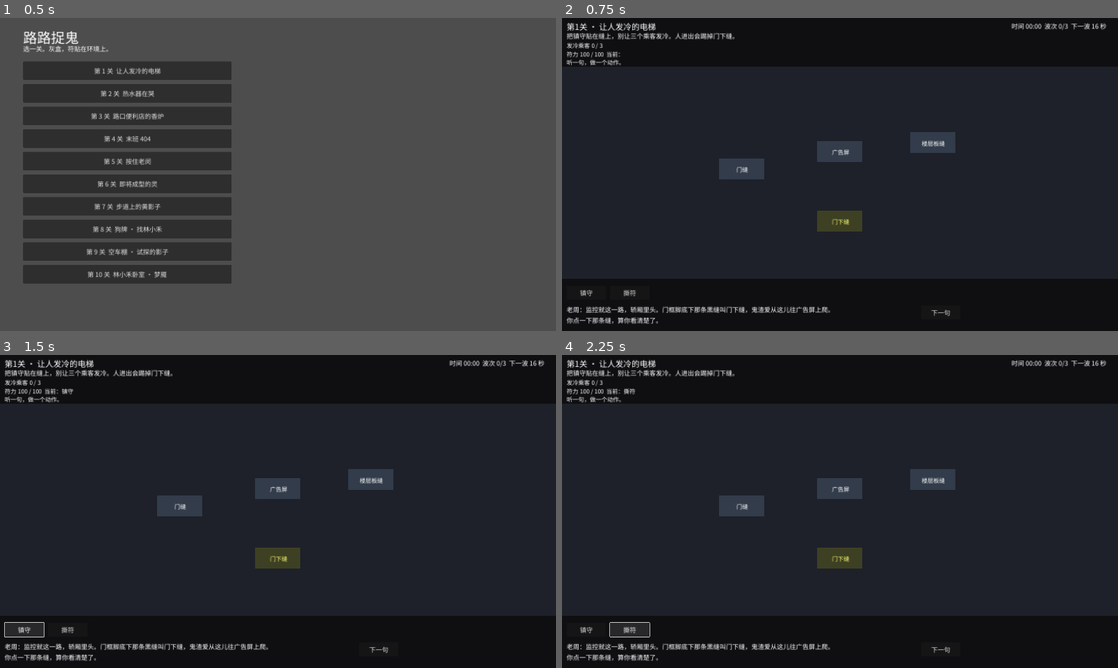
Above: before the commit, frames 1-4 (two rows, left to right).
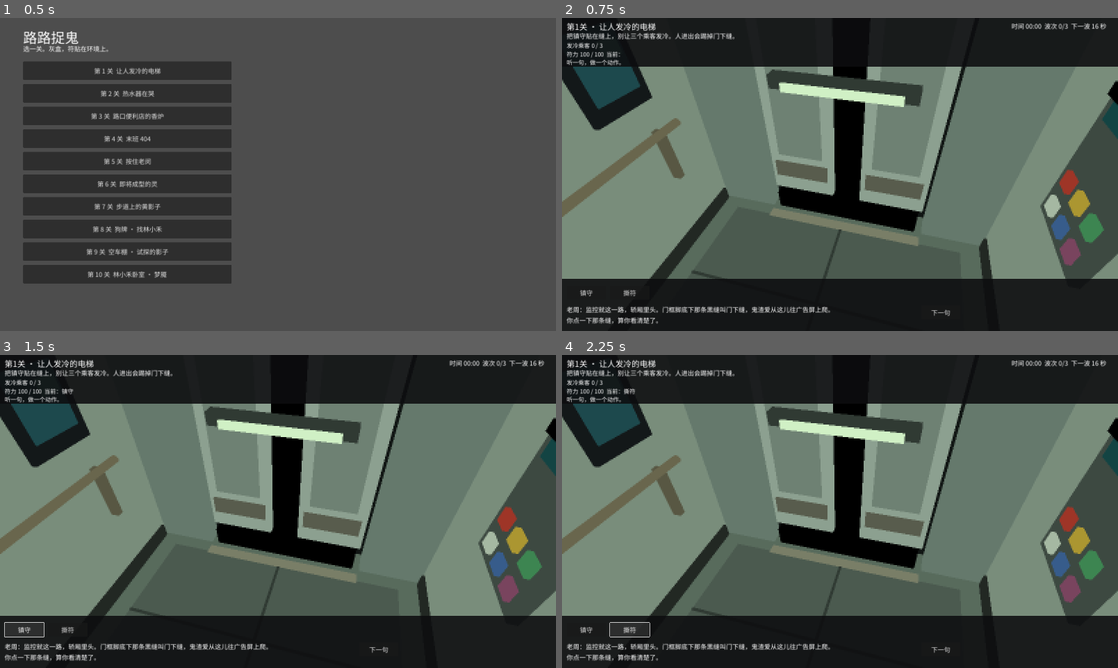
Above: after the commit, the same moments.

Repository: meathill/lulu-zhuogui
Game: Godot game, scene res://scenes/menu/level_select.tscn
Two runs of this game, one before a commit and one after it. Both use one fixed random seed, a clock stepped at 60 frames per second and the inputs below.
Inputs:
- Up to frame 1 (0.5 s): no input
- Up to frame 2 (0.75 s): click "第 1 关 让人发冷的电梯" at 0.5 s
- Up to frame 3 (1.5 s): click "镇守" at 1.25 s
- Up to frame 4 (2.25 s): click "撕符" at 2 s

Frame 1 is identical in both runs. In frame 2, 65% of the frame differs, in the area x 0-100%, y 15-84%; in frame 3, 65%; in frame 4, 65%.

Commit message:
feat: 第1关电梯改为斜45度三维轿厢

Diff:
--- /dev/null
+++ b/apps/game/src/levels/elevator_cabin.gd
@@ -0,0 +1,432 @@
+extends Node3D
+
+## 第 1 关轿厢。天花板角落的监控，大约 45° 俯视对着门。
+## 符位仍走灰盒的 slot id，这里只负责看得见的三维和点击射线。
+
+var _world: Node3D
+var _camera: Camera3D
+var _bound: bool = false
+var _papers: Dictionary = {}
+var _blobs: Dictionary = {}
+var _hits: Dictionary = {}
+var _shot: bool = false
+
+
+func setup() -> void:
+	if DisplayServer.get_name() == "headless":
+		return
+	_world = self
+	var env := Environment.new()
+	env.background_mode = Environment.BG_COLOR
+	env.background_color = Color(0.08, 0.09, 0.09)
+	var world_env := WorldEnvironment.new()
+	world_env.environment = env
+	_world.add_child(world_env)
+
+	_build_shell()
+	_build_doors()
+	_build_fixtures()
+	_build_slots()
+
+	_camera = Camera3D.new()
+	_camera.name = "Camera"
+	_camera.fov = 56.0
+	_camera.near = 0.04
+	_camera.far = 30.0
+	_world.add_child(_camera)
+	# 后右上角，看向门下沿。水平距离和落差接近，俯角约 45°。
+	_camera.look_at_from_position(Vector3(0.38, 1.92, 0.48), Vector3(-0.02, 0.55, -1.05), Vector3.UP)
+	_camera.current = true
+	_add_grade()
+	print("轿厢机位已摆好")
+
+
+func _add_grade() -> void:
+	# 轻度像素化，只盖在三维上。教程和符力条在更高的 CanvasLayer，不会被糊掉。
+	var rect := ColorRect.new()
+	rect.name = "CabinGrade"
+	rect.mouse_filter = Control.MOUSE_FILTER_IGNORE
+	rect.offset_right = 1920
+	rect.offset_bottom = 1080
+	rect.color = Color(1, 1, 1, 0)
+	var shader := Shader.new()
+	shader.code = """shader_type canvas_item;
+uniform sampler2D screen_tex : hint_screen_texture, repeat_disable, filter_nearest;
+void fragment() {
+	float px = 2.0;
+	vec2 block = SCREEN_PIXEL_SIZE * px;
+	vec2 uv = floor(SCREEN_UV / block) * block + block * 0.5;
+	vec3 col = texture(screen_tex, uv).rgb;
+	col *= vec3(0.86, 0.95, 0.88);
+	COLOR = vec4(col, 1.0);
+}
+"""
+	var mat := ShaderMaterial.new()
+	mat.shader = shader
+	rect.material = mat
+	get_parent().add_child(rect)
+
+
+func bind() -> void:
+	_bound = true
+	_shot = OS.get_cmdline_user_args().has("--shot-cabin")
+	if _shot:
+		_capture_sequence()
+
+
+func _process(_delta: float) -> void:
+	if not _bound or _camera == null:
+		return
+	_sync_slots()
+	_sync_spirits()
+
+
+func pick(screen_pos: Vector2) -> String:
+	if _camera == null:
+		return ""
+	var origin := _camera.project_ray_origin(screen_pos)
+	var dir := _camera.project_ray_normal(screen_pos)
+	var best_id := ""
+	var best_t := 100000.0
+	for slot_id in _hits.keys():
+		var hit: AABB = _hits[slot_id]
+		var dist := _ray_aabb(origin, dir, hit)
+		if dist >= 0.0 and dist < best_t:
+			best_t = dist
+			best_id = str(slot_id)
+	return best_id
+
+
+func _build_shell() -> void:
+	var floor_c := Color(0.40, 0.44, 0.41)
+	var wall_c := Color(0.55, 0.58, 0.55)
+	var far_c := Color(0.46, 0.50, 0.48)
+	var ceil_c := Color(0.30, 0.33, 0.32)
+	var trim_c := Color(0.16, 0.17, 0.16)
+	# 地面、天花、左右和后墙。门那一侧单独留洞。
+	_box(Vector3(0, -0.06, -0.05), Vector3(2.36, 0.12, 2.50), floor_c)
+	_box(Vector3(0, 0.012, -0.05), Vector3(1.86, 0.012, 1.90), Color(0.34, 0.37, 0.35))
+	_box(Vector3(0, 2.38, -0.05), Vector3(2.36, 0.10, 2.50), ceil_c)
+	_box(Vector3(-1.16, 1.16, -0.05), Vector3(0.12, 2.32, 2.50), wall_c)
+	_box(Vector3(1.16, 1.16, -0.05), Vector3(0.12, 2.32, 2.50), wall_c)
+	_box(Vector3(0, 1.16, 1.12), Vector3(2.20, 2.32, 0.12), wall_c)
+	# 门洞左右柱和门楣。底下故意留空，那是门下缝。
+	_box(Vector3(-0.90, 1.16, -1.18), Vector3(0.52, 2.32, 0.12), far_c)
+	_box(Vector3(0.90, 1.16, -1.18), Vector3(0.52, 2.32, 0.12), far_c)
+	_box(Vector3(0, 2.16, -1.18), Vector3(1.28, 0.32, 0.12), far_c)
+	_box(Vector3(-1.10, 0.06, -0.05), Vector3(0.04, 0.12, 2.10), trim_c)
+	_box(Vector3(1.10, 0.06, -0.05), Vector3(0.04, 0.12, 2.10), trim_c)
+	_box(Vector3(0, 0.06, 1.02), Vector3(2.10, 0.12, 0.04), trim_c)
+	# 地砖缝，帮透视读出地面。
+	_box(Vector3(0, 0.02, -0.05), Vector3(0.02, 0.008, 1.90), Color(0.22, 0.24, 0.23))
+	_box(Vector3(0, 0.02, -0.35), Vector3(1.86, 0.008, 0.02), Color(0.22, 0.24, 0.23))
+
+
+func _build_doors() -> void:
+	# 门后的暗井，缝和门缝都透出这块黑。
+	_box(Vector3(0, 1.02, -1.48), Vector3(1.20, 2.10, 0.36), Color(0.015, 0.016, 0.018))
+	var door := Color(0.64, 0.66, 0.64)
+	var inset := Color(0.50, 0.53, 0.51)
+	# 两扇门悬在地面以上，底下留一条能看见的黑缝。
+	_box(Vector3(-0.36, 1.12, -1.20), Vector3(0.50, 1.84, 0.06), door)
+	_box(Vector3(0.36, 1.12, -1.20), Vector3(0.50, 1.84, 0.06), door)
+	_box(Vector3(-0.36, 1.16, -1.16), Vector3(0.34, 1.20, 0.02), inset)
+	_box(Vector3(0.36, 1.16, -1.16), Vector3(0.34, 1.20, 0.02), inset)
+	_box(Vector3(-0.36, 0.42, -1.155), Vector3(0.42, 0.14, 0.015), Color(0.40, 0.38, 0.34))
+	_box(Vector3(0.36, 0.42, -1.155), Vector3(0.42, 0.14, 0.015), Color(0.40, 0.38, 0.34))
+	# 门槛，贴在缝前面，不把缝挡住。
+	_box(Vector3(0, 0.02, -1.02), Vector3(1.24, 0.015, 0.08), Color(0.55, 0.52, 0.46))
+
+
+func _build_fixtures() -> void:
+	# 灯管贴在门上沿前方，刚好落在抬头下沿。
+	_box(Vector3(0.0, 1.22, -1.02), Vector3(0.86, 0.08, 0.08), Color(0.22, 0.24, 0.23))
+	_box(Vector3(0.0, 1.20, -0.98), Vector3(0.70, 0.05, 0.04), Color(0.95, 0.99, 0.88))
+	# 左侧扶手。
+	_rail(Vector3(-1.02, 0.96, -0.15), 1.35)
+	_box(Vector3(-1.06, 0.78, -0.70), Vector3(0.06, 0.36, 0.04), Color(0.40, 0.36, 0.30))
+	_box(Vector3(-1.06, 0.78, 0.40), Vector3(0.06, 0.36, 0.04), Color(0.40, 0.36, 0.30))
+	# 右侧楼层板和按钮，按钮是色块不是字。
+	_box(Vector3(1.08, 1.28, -0.48), Vector3(0.04, 0.78, 0.42), Color(0.28, 0.30, 0.29))
+	_box(Vector3(1.05, 1.50, -0.48), Vector3(0.02, 0.22, 0.30), Color(0.10, 0.28, 0.30))
+	_box(Vector3(1.035, 1.54, -0.54), Vector3(0.012, 0.06, 0.06), Color(0.55, 0.82, 0.62))
+	_box(Vector3(1.035, 1.46, -0.40), Vector3(0.012, 0.04, 0.10), Color(0.70, 0.82, 0.72))
+	var colors: Array[Color] = [
+		Color(0.72, 0.22, 0.18), Color(0.78, 0.62, 0.22), Color(0.28, 0.55, 0.36),
+		Color(0.75, 0.76, 0.72), Color(0.25, 0.38, 0.62), Color(0.55, 0.28, 0.42),
+	]
+	var i := 0
+	for row in 2:
+		for col in 3:
+			var y := 1.12 - float(row) * 0.14
+			var z := -0.60 + float(col) * 0.12
+			_box(Vector3(1.05, y, z), Vector3(0.02, 0.07, 0.07), colors[i])
+			i += 1
+	# 广告屏在左墙靠门一侧，鬼往这边爬。没有字。
+	_box(Vector3(-1.07, 1.38, -0.58), Vector3(0.03, 0.46, 0.36), Color(0.10, 0.11, 0.12))
+	_box(Vector3(-1.05, 1.40, -0.58), Vector3(0.012, 0.32, 0.26), Color(0.14, 0.30, 0.34))
+	_box(Vector3(-1.04, 1.46, -0.64), Vector3(0.01, 0.08, 0.10), Color(0.32, 0.50, 0.48))
+
+
+func _build_slots() -> void:
+	# 门下缝：门底整条黑槽，略探进轿厢，监控能看见。
+	var bottom := _box(Vector3(0, 0.09, -1.22), Vector3(1.16, 0.16, 0.20), Color(0.01, 0.012, 0.014))
+	bottom.name = "DoorBottomSeam"
+	_hits["door-bottom-seam"] = AABB(Vector3(-0.62, 0.0, -1.40), Vector3(1.24, 0.22, 0.48))
+	_papers["door-bottom-seam"] = _paper(Vector3(0, 0.035, -1.02), Vector3(-90, 0, 0), Vector2(0.42, 0.18))
+	# 两扇门中间的门缝。
+	var crack := _box(Vector3(0, 1.12, -1.16), Vector3(0.10, 1.78, 0.10), Color(0.01, 0.01, 0.012))
+	crack.name = "DoorCrack"
+	_hits["door-seam"] = AABB(Vector3(-0.09, 0.24, -1.36), Vector3(0.18, 1.78, 0.36))
+	_papers["door-seam"] = _paper(Vector3(0, 0.95, -1.12), Vector3(0, 0, 0), Vector2(0.16, 0.36))
+	# 楼层板中间那条横缝。
+	var panel := _box(Vector3(1.03, 1.50, -0.48), Vector3(0.03, 0.045, 0.32), Color(0.01, 0.01, 0.012))
+	panel.name = "FloorPanelSeam"
+	_hits["floor-panel"] = AABB(Vector3(0.90, 1.32, -0.68), Vector3(0.22, 0.36, 0.40))
+	_papers["floor-panel"] = _paper(Vector3(1.02, 1.42, -0.48), Vector3(0, -90, 8), Vector2(0.20, 0.14))
+
+
+func _sync_slots() -> void:
+	var slots: Variant = get_parent().get("slots")
+	if not slots is Dictionary:
+		return
+	for slot_id in _papers.keys():
+		var slot: Variant = (slots as Dictionary).get(slot_id)
+		var warded := slot != null and str(slot.talisman) == "ward"
+		(_papers[slot_id] as Node3D).visible = warded
+
+
+func _sync_spirits() -> void:
+	var actors: Variant = get_parent().get("actors")
+	if not actors is Array:
+		return
+	var alive: Dictionary = {}
+	for actor in actors:
+		var id := str(actor.actor_id)
+		alive[id] = true
+		actor.modulate = Color(1, 1, 1, 0)
+		var blob: Node3D = _blobs.get(id) as Node3D
+		if blob == null:
+			blob = _make_blob()
+			_world.add_child(blob)
+			_blobs[id] = blob
+		var gone := bool(actor.dead) or bool(actor.resolved) or not bool(actor.visible)
+		blob.visible = not gone
+		if gone:
+			continue
+		blob.position = _actor_pos(actor)
+		var ratio := 1.0
+		if float(actor.max_hp) > 0.0:
+			ratio = clampf(float(actor.hp) / float(actor.max_hp), 0.15, 1.0)
+		var bulk := 1.45 if float(actor.max_hp) >= 300.0 else 0.92
+		if str(actor.blocked_by) != "":
+			bulk *= 0.45 + 0.55 * ratio
+		blob.scale = Vector3(bulk, bulk * 0.62, bulk)
+	for id in _blobs.keys():
+		if not alive.has(id):
+			(_blobs[id] as Node3D).visible = false
+
+
+func _actor_pos(actor: Variant) -> Vector3:
+	var path: PackedStringArray = actor.path
+	if path.is_empty():
+		return Vector3(0, 0.16, 0)
+	var to_i := clampi(int(actor.path_index), 0, path.size() - 1)
+	var from_i := to_i if to_i == 0 else to_i - 1
+	var slots: Dictionary = get_parent().get("slots")
+	var a2 := _flat(slots, path[from_i])
+	var b2 := _flat(slots, path[to_i])
+	var a3 := _anchor(path[from_i])
+	var b3 := _anchor(path[to_i])
+	var denom := a2.distance_to(b2)
+	var t := 0.0
+	if denom > 1.0:
+		t = clampf(a2.distance_to(actor.position) / denom, 0.0, 1.0)
+	return a3.lerp(b3, t)
+
+
+func _flat(slots: Dictionary, slot_id: String) -> Vector2:
+	var slot: Variant = slots.get(slot_id)
+	if slot == null:
+		return Vector2.ZERO
+	return slot.position
+
+
+func _anchor(slot_id: String) -> Vector3:
+	match slot_id:
+		"door-bottom-seam":
+			return Vector3(0.0, 0.16, -1.08)
+		"door-seam":
+			return Vector3(0.0, 0.16, -1.08)
+		"floor-panel":
+			return Vector3(0.92, 0.20, -0.48)
+		"center":
+			return Vector3(-0.72, 0.16, 0.05)
+		_:
+			return Vector3(0, 0.16, 0)
+
+
+func _make_blob() -> Node3D:
+	var root := Node3D.new()
+	var body := MeshInstance3D.new()
+	var mesh := SphereMesh.new()
+	mesh.radius = 0.16
+	mesh.height = 0.32
+	mesh.radial_segments = 8
+	mesh.rings = 4
+	body.mesh = mesh
+	body.material_override = _solid(Color(0.02, 0.02, 0.028))
+	body.scale = Vector3(1.25, 0.7, 1.05)
+	root.add_child(body)
+	var lump := MeshInstance3D.new()
+	var lump_mesh := SphereMesh.new()
+	lump_mesh.radius = 0.09
+	lump_mesh.height = 0.18
+	lump_mesh.radial_segments = 6
+	lump_mesh.rings = 3
+	lump.mesh = lump_mesh
+	lump.position = Vector3(0.02, 0.06, -0.08)
+	lump.material_override = _solid(Color(0.05, 0.04, 0.07))
+	root.add_child(lump)
+	return root
+
+
+func _paper(pos: Vector3, rot: Vector3, size: Vector2) -> Node3D:
+	var root := Node3D.new()
+	root.position = pos
+	root.rotation_degrees = rot
+	root.visible = false
+	var sheet := MeshInstance3D.new()
+	var quad := QuadMesh.new()
+	quad.size = size
+	sheet.mesh = quad
+	var mat := _solid(Color(0.86, 0.70, 0.24))
+	mat.albedo_texture = _mark_tex()
+	mat.texture_filter = BaseMaterial3D.TEXTURE_FILTER_NEAREST
+	sheet.material_override = mat
+	root.add_child(sheet)
+	var ink := _solid(Color(0.12, 0.07, 0.05))
+	var down := MeshInstance3D.new()
+	var down_mesh := BoxMesh.new()
+	down_mesh.size = Vector3(0.018, size.y * 0.62, 0.008)
+	down.mesh = down_mesh
+	down.position = Vector3(0, 0, 0.006)
+	down.material_override = ink
+	root.add_child(down)
+	var slash := MeshInstance3D.new()
+	var slash_mesh := BoxMesh.new()
+	slash_mesh.size = Vector3(size.x * 0.45, 0.016, 0.008)
+	slash.mesh = slash_mesh
+	slash.position = Vector3(0.01, size.y * 0.08, 0.008)
+	slash.rotation_degrees = Vector3(0, 0, -28)
+	slash.material_override = ink
+	root.add_child(slash)
+	_world.add_child(root)
+	return root
+
+
+func _mark_tex() -> ImageTexture:
+	var img := Image.create(32, 48, false, Image.FORMAT_RGBA8)
+	img.fill(Color(0.88, 0.72, 0.26, 1))
+	for x in 32:
+		img.set_pixel(x, 0, Color(0.45, 0.32, 0.10, 1))
+		img.set_pixel(x, 47, Color(0.45, 0.32, 0.10, 1))
+	for y in 48:
+		img.set_pixel(0, y, Color(0.45, 0.32, 0.10, 1))
+		img.set_pixel(31, y, Color(0.45, 0.32, 0.10, 1))
+		if y > 6 and y < 42:
+			img.set_pixel(16, y, Color(0.15, 0.08, 0.04, 1))
+	for i in 14:
+		var x := 8 + i
+		var y := 12 + int(i * 0.7)
+		if x < 32 and y < 48:
+			img.set_pixel(x, y, Color(0.15, 0.08, 0.04, 1))
+			img.set_pixel(24 - i, 30 - int(i * 0.4), Color(0.15, 0.08, 0.04, 1))
+	return ImageTexture.create_from_image(img)
+
+
+func _capture_sequence() -> void:
+	for _i in 50:
+		await get_tree().process_frame
+	await RenderingServer.frame_post_draw
+	_save_shot("/workspace/lulu-zhuogui/apps/game/build/shots/level1-cabin.png")
+	get_parent().call("try_place", "ward", "door-bottom-seam")
+	for _i in 12:
+		await get_tree().process_frame
+	await RenderingServer.frame_post_draw
+	_save_shot("/workspace/lulu-zhuogui/apps/game/build/shots/level1-ward.png")
+	var slot: Variant = get_parent().call("_slot", "door-bottom-seam")
+	var tag := ""
+	if slot != null:
+		tag = str(slot.talisman)
+	print("SHOT ward %s" % tag)
+	get_tree().quit(0)
+
+
+func _save_shot(path: String) -> void:
+	DirAccess.make_dir_recursive_absolute("/workspace/lulu-zhuogui/apps/game/build/shots")
+	var image := get_viewport().get_texture().get_image()
+	var err := image.save_png(path)
+	print("SHOT save %s %s %sx%s" % [path, err, image.get_width(), image.get_height()])
+
+
+func _box(pos: Vector3, size: Vector3, color: Color) -> MeshInstance3D:
+	var mesh_node := MeshInstance3D.new()
+	var mesh := BoxMesh.new()
+	mesh.size = size
+	mesh_node.mesh = mesh
+	mesh_node.position = pos
+	mesh_node.material_override = _solid(color)
+	_world.add_child(mesh_node)
+	return mesh_node
+
+
+func _rail(pos: Vector3, length: float) -> void:
+	var mesh_node := MeshInstance3D.new()
+	var mesh := CylinderMesh.new()
+	mesh.top_radius = 0.025
+	mesh.bottom_radius = 0.025
+	mesh.height = length
+	mesh.radial_segments = 8
+	mesh_node.mesh = mesh
+	mesh_node.position = pos
+	mesh_node.rotation_degrees = Vector3(90, 0, 0)
+	mesh_node.material_override = _solid(Color(0.48, 0.42, 0.34))
+	_world.add_child(mesh_node)
+
+
+func _solid(color: Color) -> StandardMaterial3D:
+	var mat := StandardMaterial3D.new()
+	mat.shading_mode = BaseMaterial3D.SHADING_MODE_UNSHADED
+	mat.albedo_color = color
+	mat.cull_mode = BaseMaterial3D.CULL_DISABLED
+	return mat
+
+
+func _ray_aabb(origin: Vector3, dir: Vector3, box: AABB) -> float:
+	var tmin := 0.0
+	var tmax := 100000.0
+	var bmin := box.position
+	var bmax := box.position + box.size
+	for axis in 3:
+		var o := origin[axis]
+		var d := dir[axis]
+		var mn := bmin[axis]
+		var mx := bmax[axis]
+		if absf(d) < 0.0000001:
+			if o < mn or o > mx:
+				return -1.0
+		else:
+			var t1 := (mn - o) / d
+			var t2 := (mx - o) / d
+			if t1 > t2:
+				var swap := t1
+				t1 = t2
+				t2 = swap
+			tmin = maxf(tmin, t1)
+			tmax = minf(tmax, t2)
+			if tmin > tmax:
+				return -1.0
+	if tmax < 0.0:
+		return -1.0
+	return tmin
--- a/apps/game/src/levels/greybox_level.gd
+++ b/apps/game/src/levels/greybox_level.gd
@@ -36,7 +36,29 @@
 	var mouse := event as InputEventMouseButton
 	if not mouse.pressed or mouse.button_index != MOUSE_BUTTON_LEFT:
 		return
+	if _pick_cabin(mouse.position):
+		return
 	_click(get_global_mouse_position())
+
+
+func _pick_cabin(screen_pos: Vector2) -> bool:
+	var view := get_node_or_null("ElevatorView")
+	if view == null:
+		return false
+	var slot_id := str(view.call("pick", screen_pos))
+	if slot_id == "":
+		return true
+	var slot: HotspotSlot = slots.get(slot_id)
+	if slot == null:
+		return true
+	if slot.role == "backpack":
+		click_backpack()
+		return true
+	if coach != null and bool(coach.call("intercept_slot", slot.slot_id)):
+		_refresh()
+		return true
+	_use(slot)
+	return true
 
 
 func try_place(tool_id: String, slot_id: String) -> void:
--- a/apps/game/src/levels/greybox_stage.gd
+++ b/apps/game/src/levels/greybox_stage.gd
@@ -3,6 +3,12 @@
 ## 摆场、出波、沿符位走位。
 
 func _build_room(data: Dictionary) -> void:
+	if level_id == "level-01":
+		var view: Node = load("res://src/levels/elevator_cabin.gd").new()
+		view.name = "ElevatorView"
+		add_child(view)
+		view.call("setup")
+		return
 	var bg := ColorRect.new()
 	bg.mouse_filter = Control.MOUSE_FILTER_IGNORE
 	bg.offset_right = 1920
@@ -36,6 +42,20 @@
 		if camera_mode == "multi" and slot.camera_id != current_camera:
 			slot.visible = false
 		slots[slot.slot_id] = slot
+	if level_id == "level-01":
+		_hide_flat_slots()
+
+
+func _hide_flat_slots() -> void:
+	for item in slots.values():
+		var slot := item as HotspotSlot
+		if slot.plate != null:
+			slot.plate.visible = false
+		if slot.caption != null:
+			slot.caption.visible = false
+	var view := get_node_or_null("ElevatorView")
+	if view != null:
+		view.call("bind")
 
 
 func _build_waves(data: Dictionary) -> void:
Not shown, changed: AGENTS.md
Not shown, changed: WIP.md
Not shown, changed: tech_spec.md
